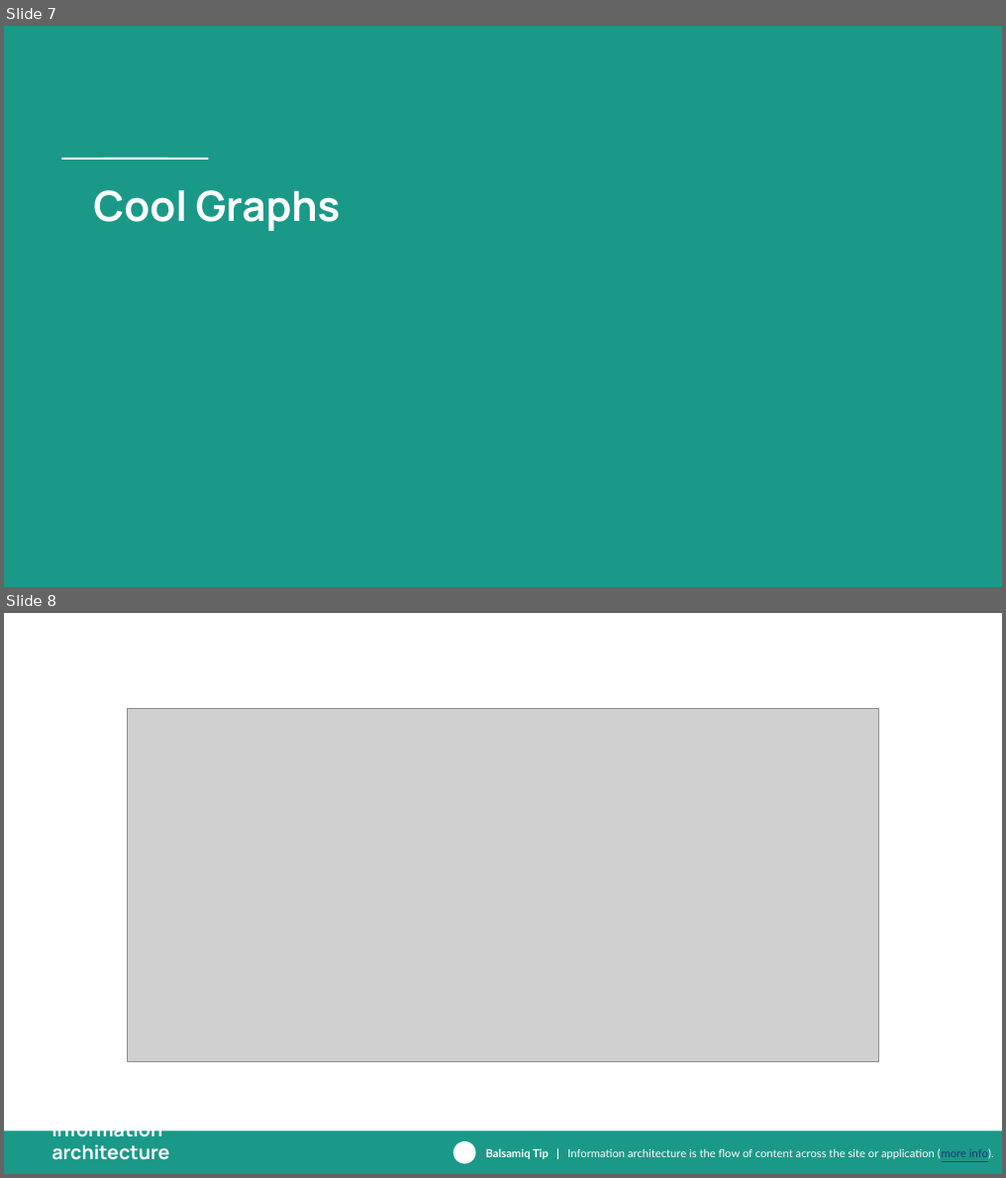
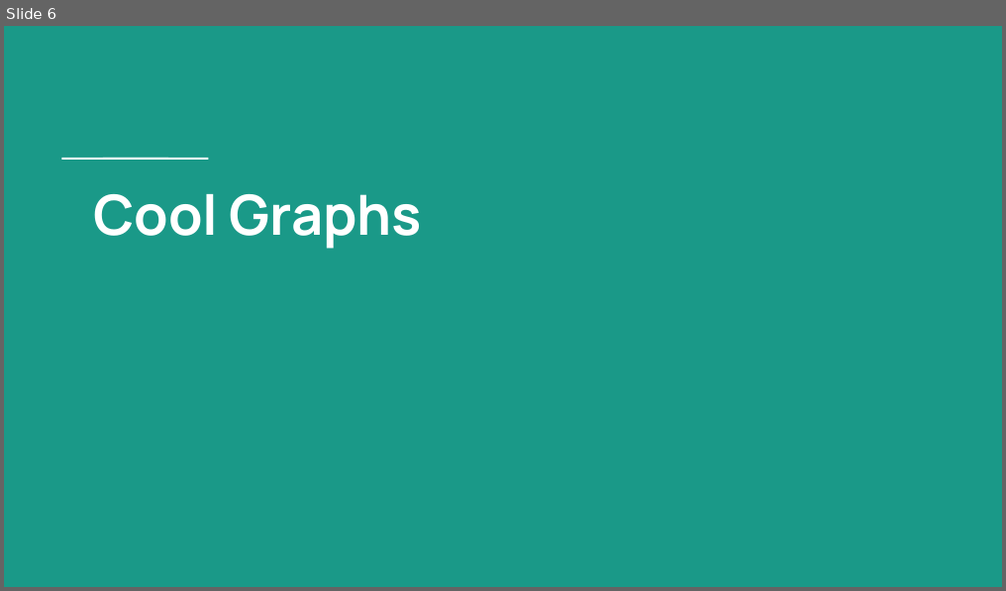
Before and after one commit to ssmcnatt/experimental-design-cap01, a slide deck: presentation-of-findings.pptx. Shown one above the other, each under a label of ours: slides 7 and 8 before the commit, slide 6 after it. The pictures are 1006x1178 and 1006x591 pixels, drawn with LibreOffice and Linux fonts; fonts in the diff are those of the drawing; grey boxes stand for pictures; background and template pictures are left out. Boxes give left, top, right and bottom in pixels: in the first picture for what was removed or moved away, otherwise in the second. Text is boxed around its words. In the diff, an @@ line names an element or a change of style, - is before the commit and + after.

```diff
--- a/presentation-of-findings.pptx
+++ b/presentation-of-findings.pptx
@@ slide 8 removed at box(4, 613, 1002, 1174), background #FFFFFF @@
@@ picture removed at box(127, 708, 878, 1062) @@
@@ rectangle removed at box(4, 1131, 1002, 1173) @@
@@ title removed at box(52, 1131, 169, 1160) @@
-Information architecture
@@ ellipse removed at box(453, 1142, 475, 1163) @@
@@ text removed at box(486, 1149, 994, 1159) @@
-Balsamiq Tip | Information architecture is the flow of content across the site or application (more info).
@@ what was slide 7 is now slide 6 @@
@@ slide 6 changed as well @@
@@ title "Cool Graphs" at box(93, 194, 422, 249): size 30 to 40 pt @@
```
Also in this commit, not shown: 5 other slides changed, 5 slides added, 11 other slides removed.
